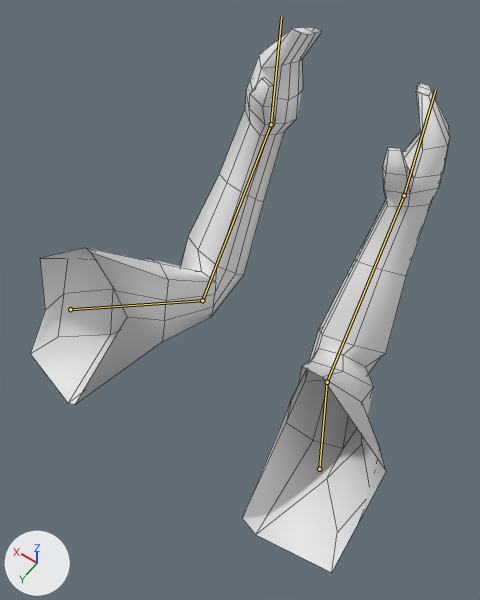
Before and after pictures for a commit that changed the FBX model Assets/Axtras/Models/Player/Arms/Player Arms Punch.fbx.
One viewpoint serves both versions: a 50 mm camera at (-2.89, 3.07, 20.77) aimed at (-0.04, -0.92, 14.5). The lights are fixed; the arrows at lower left show +X, +Y and +Z. Both versions are drawn at frame 1 of the action 'Player Arms FPS|Block Hold'; the numbers are the values there. The bones that change are drawn over the model as lines. Mesh edges are drawn as thin lines.

In view in the first picture: 'Player Human Male'.
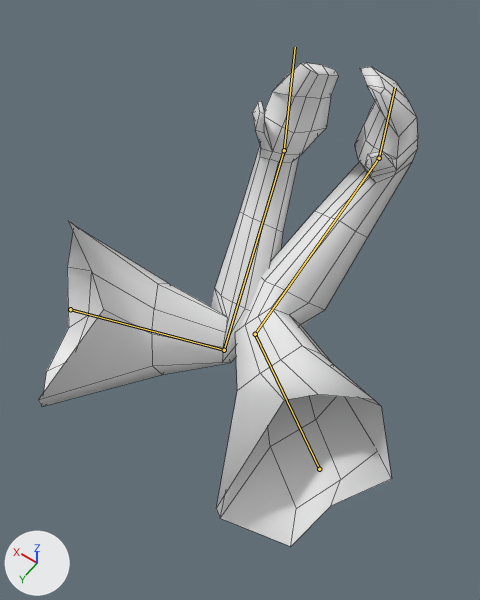
Changed parts and their boxes (x1, y1, x2, y2) in the pictures (480 x 600 px):
'Player Human Male', posed (10% narrower, 12% shorter): before (30, 27, 450, 573); after (39, 63, 418, 546)
bone 'Arm.L', root to tip: before (70, 309) to (202, 300); after (70, 309) to (224, 350)
bone 'Forearm.L', root to tip: before (202, 300) to (271, 124); after (224, 350) to (284, 150)
bone 'Hand.L', root to tip: before (271, 124) to (281, 16); after (284, 150) to (295, 47)
bone 'Arm.R', root to tip: before (319, 469) to (327, 382); after (319, 469) to (255, 334)
bone 'Forearm.R', root to tip: before (327, 382) to (404, 195); after (255, 334) to (379, 158)
bone 'Hand.R', root to tip: before (404, 195) to (435, 90); after (379, 158) to (395, 87)

The edits, one by one:
Bone 'Arm.L' (bone_arm_l) turns from (57, 22, -105) to (28, 33, -148) degrees about its own x, y and z.
Bone 'Forearm.L' (bone_forearm_l) turns from (77, 0, 0) to (84, 0, 0) degrees about its own x, y and z.
Bone 'Hand.L' (bone_hand_l) turns from (32, 4, -12) to (14, 6, -47) degrees about its own x, y and z.
Bone 'Arm.R' (bone_arm_r) turns from (54, -21, 101) to (38, -31, 151) degrees about its own x, y and z.
Bone 'Forearm.R' (bone_forearm_r) turns from (79, 0, 0) to (68, 0, 0) degrees about its own x, y and z.
Bone 'Hand.R' (bone_hand_r) turns from (34, -3, 9) to (33, -19, 59) degrees about its own x, y and z.
